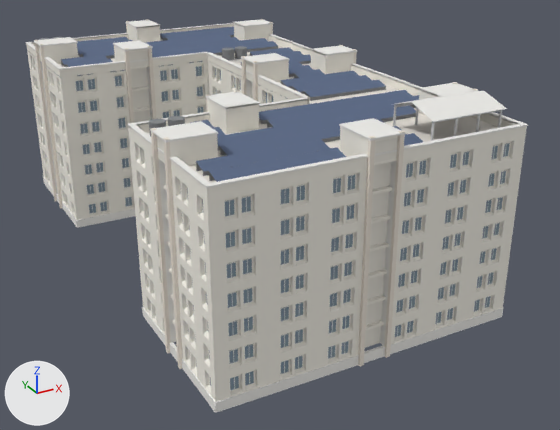
Two versions of the FBX model Assets/Models/Buildings/Sindhu_Hostel_A.fbx, one commit apart.
Before and after are seen from a camera (50 mm lens) standing at (-46.9, -73.8, 51.7) and looking at (4.4, 19.4, 5.1). Every picture has the same lights, and +X, +Y and +Z are marked at lower left. The first picture is the older version. Where no turn or scale is listed for an object, it has been applied to the vertices. Vertices at exactly the same position are counted once.

Names of what the first picture shows: 'Sindhu_Hostel_A'.
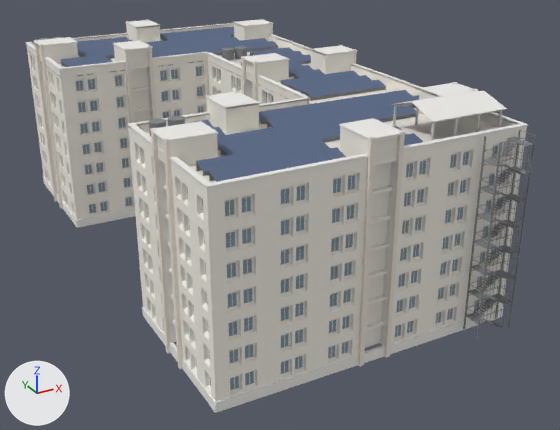
Changed parts and their boxes (x1, y1, x2, y2) in the pictures (560 x 430 px):
'Sindhu_Hostel_A', reshaped: before (25, 19, 528, 413); after (25, 19, 536, 413)
part 1 of me_sindhu_hostel_a, added: after (463, 130, 536, 339)

Patch to the scene script:
```diff
--- a/Assets/Models/Buildings/Sindhu_Hostel_A.fbx.py
+++ b/Assets/Models/Buildings/Sindhu_Hostel_A.fbx.py
@@ me_sindhu_hostel_a @@
 # used by ob_sindhu_hostel_a; location = (0.0, 0.0, 0.0)
-me_sindhu_hostel_a.from_pydata(...)  # 22973 vertices, 9818 faces; spans x -20.8..20.8, y -11.8..66.5, z -0.8..28.0
+me_sindhu_hostel_a.from_pydata(...)  # 24469 vertices, 10788 faces; spans x -20.8..20.8, y -14.4..66.5, z -0.8..28.0
+# me_sindhu_hostel_a part 1: 1496 vertices added at x 13.3..18.7, y -14.4..-10.4, z -0.3..24.9
 me_sindhu_hostel_a.materials.append(mat_roof)
```
